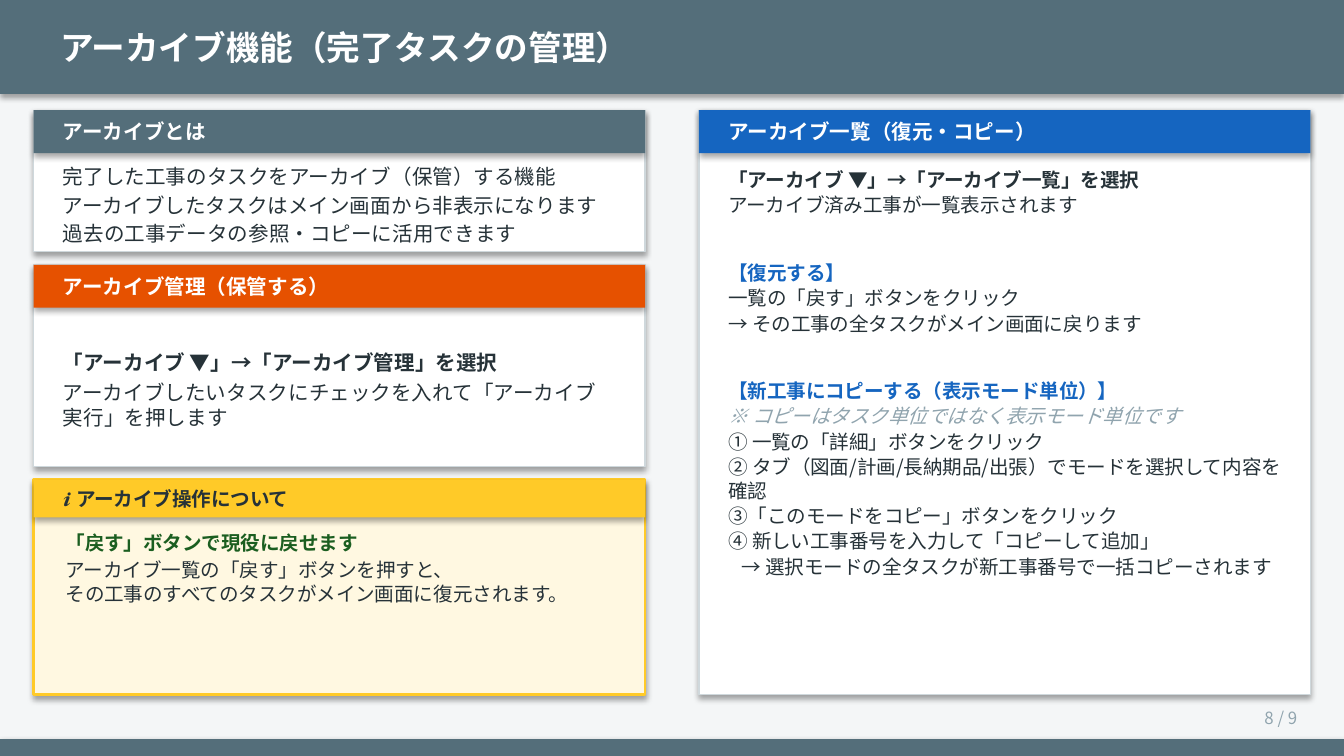
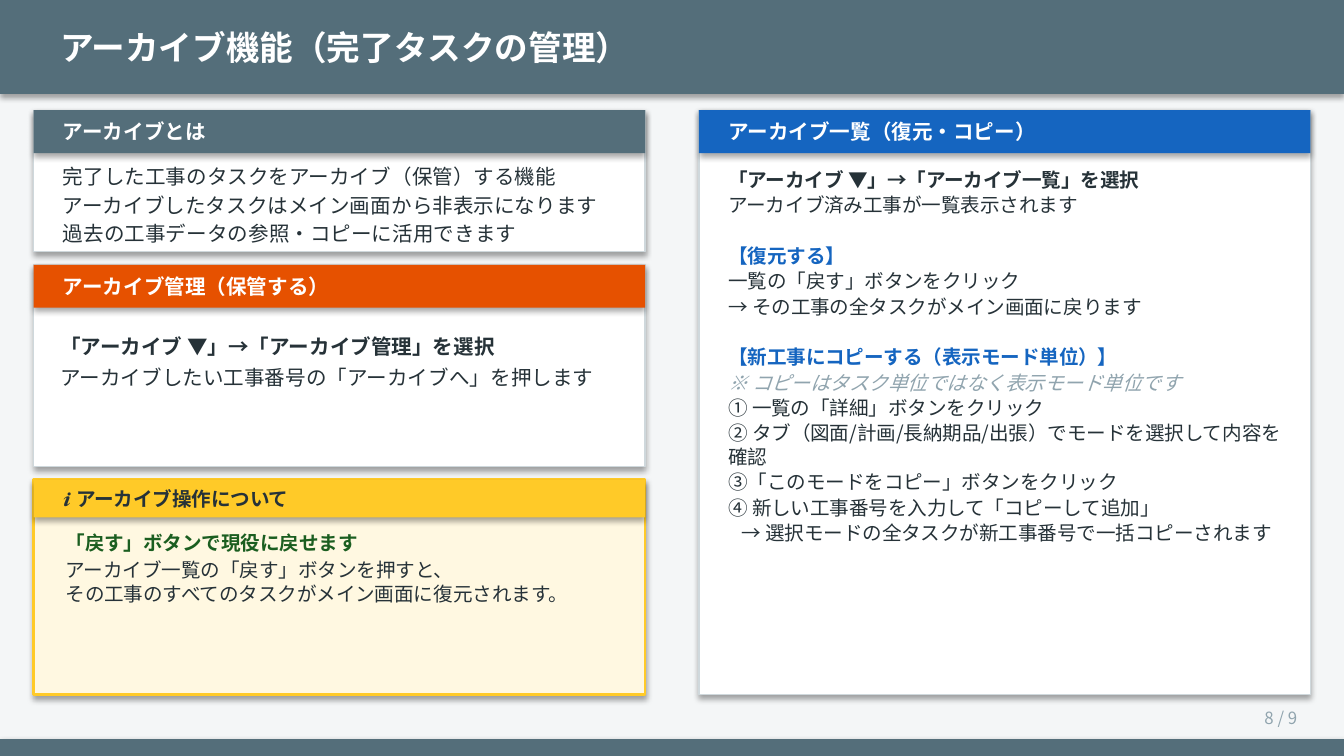
Before and after one commit to kemcokurosaki-oss/design-schedule, a slide deck: slide 8 of 設計工程表_使い方説明書.pptx. Drawn at 1344x756 pixels with LibreOffice and Linux fonts; fonts in the diff are those of the drawing. Boxes give left, top, right and bottom in pixels: in the first picture for what was removed or moved away, otherwise in the second. Text is boxed around its words. In the diff, an @@ line names an element or a change of style, - is before the commit and + after.

```diff
--- a/設計工程表_使い方説明書.pptx
+++ b/設計工程表_使い方説明書.pptx
@@ text "「アーカイブ ▼」→「アーカイブ一覧」を選択" rewrapped from <box>728,170,1281,576</box> to <box>728,170,1281,542</box> @@
@@ text "「アーカイブ ▼」→「アーカイブ管理」を選択": place and size @@
-text "「アーカイブ ▼」→「アーカイブ管理」を選択" at <box>63,352,596,427</box>
+text "「アーカイブ ▼」→「アーカイブ管理」を選択" at <box>60,336,593,387</box>
@@ text at <box>60,367,593,387</box>: text changed @@
-アーカイブしたいタスクにチェックを入れて「アーカイブ実行」を押します
+アーカイブしたい工事番号の「アーカイブへ」を押します
```
Also in this commit, not shown: 6 other slides changed, 2 other files.
